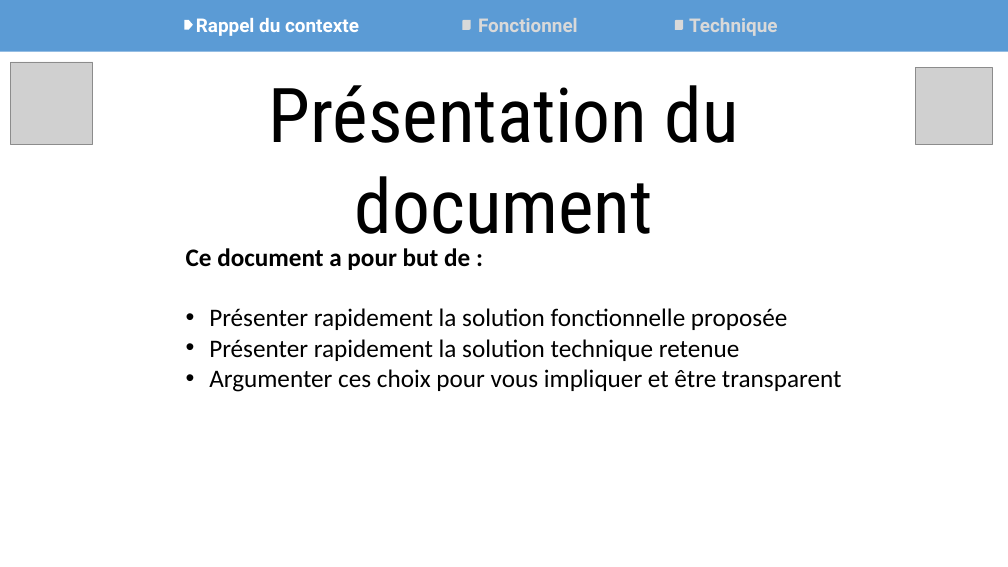
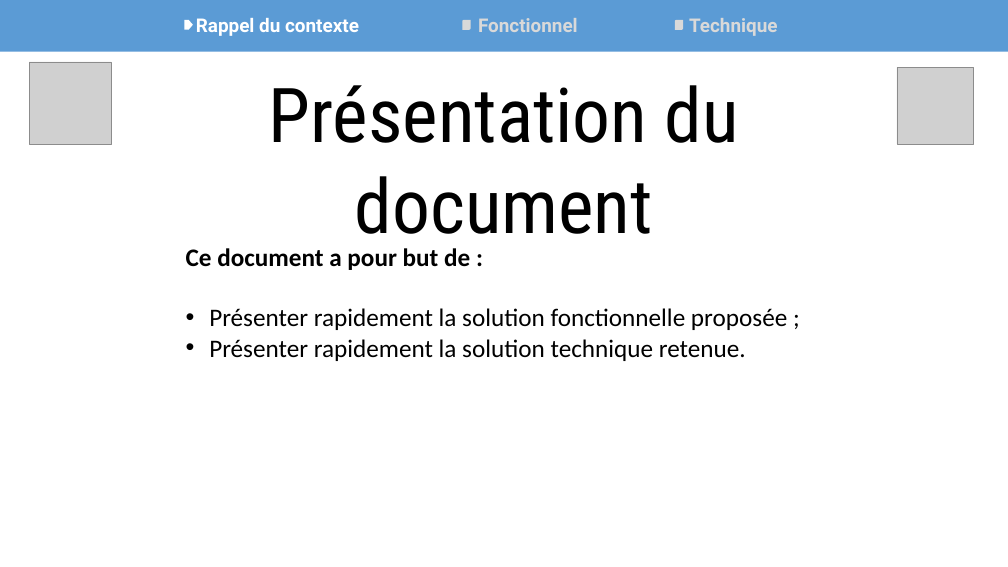
Before and after one commit to Synkied/OC_Projet-4, a slide deck: slide 1 of doc/Projet4_OCPizza_Arguments.pptx. Drawn at 1008x567 pixels with LibreOffice and Linux fonts; fonts in the diff are those of the drawing; grey boxes stand for pictures. Boxes give left, top, right and bottom in pixels: in the first picture for what was removed or moved away, otherwise in the second. Text is boxed around its words. In the diff, an @@ line names an element or a change of style, - is before the commit and + after.

```diff
--- a/doc/Projet4_OCPizza_Arguments.pptx
+++ b/doc/Projet4_OCPizza_Arguments.pptx
@@ picture: place and size @@
-picture at (11, 62, 93, 144)
+picture at (29, 62, 111, 144)
@@ picture: place and size @@
-picture at (915, 67, 992, 144)
+picture at (897, 67, 974, 144)
@@ text at (209, 308, 787, 361): text changed @@
-• Présenter rapidement la solution fonctionnelle proposée
-• Présenter rapidement la solution technique retenue
-• Argumenter ces choix pour vous impliquer et être transparent
+• Présenter rapidement la solution fonctionnelle proposée ;
+• Présenter rapidement la solution technique retenue.
```
Also in this commit, not shown: 7 other slides changed, 3 slides added, 8 other files.
